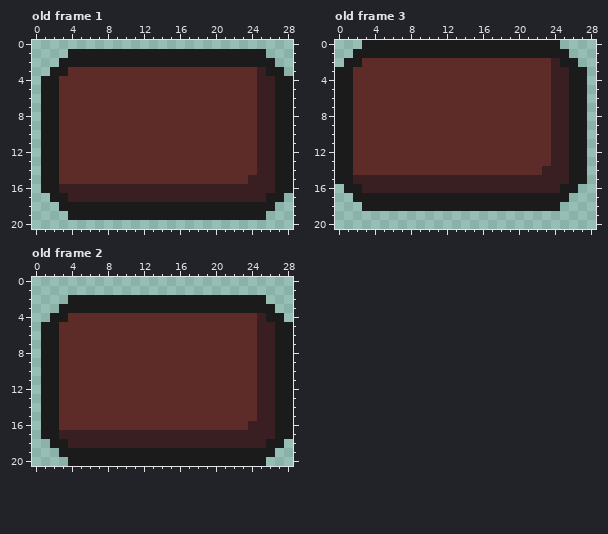
Two states of a pixel-art file, Assets/HUD/Bags/BagButton.aseprite. The first picture shows the starting point.
29x21 pixels, 3 frames. Shown: old frame 1, old frame 3, old frame 2. The commit also changed other frames, which this record leaves out.
After the commit:
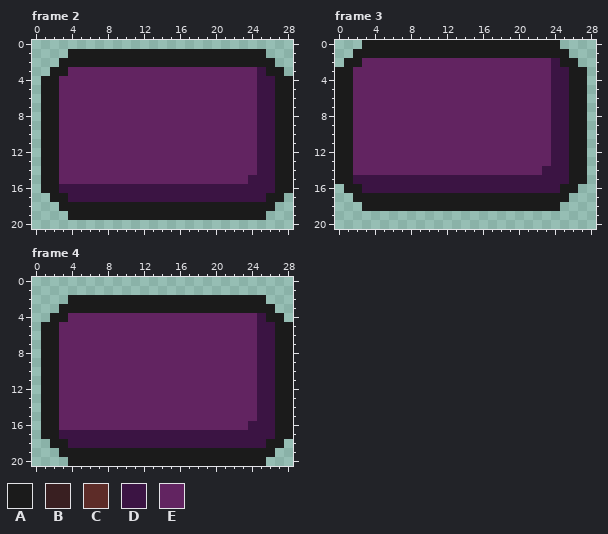
Palette (. is transparent): A #1b1b1b  B #391f21  C #5d2c28  D #3b1443  E #622461
A new or re-ordered frame is compared with the old frame closest to it.
The exact change:
frames 3 -> 15
Changed rows in their new state; - is an unchanged pixel.
Frame 2 is new; against old frame 1:
first column x 3:
 3 -EEEEEEEEEEEEEEEEEEEEED-
 4 EEEEEEEEEEEEEEEEEEEEEEDD
 5 EEEEEEEEEEEEEEEEEEEEEEDD
 6 EEEEEEEEEEEEEEEEEEEEEEDD
 7 EEEEEEEEEEEEEEEEEEEEEEDD
 8 EEEEEEEEEEEEEEEEEEEEEEDD
 9 EEEEEEEEEEEEEEEEEEEEEEDD
10 EEEEEEEEEEEEEEEEEEEEEEDD
11 EEEEEEEEEEEEEEEEEEEEEEDD
12 EEEEEEEEEEEEEEEEEEEEEEDD
13 EEEEEEEEEEEEEEEEEEEEEEDD
14 EEEEEEEEEEEEEEEEEEEEEEDD
15 EEEEEEEEEEEEEEEEEEEEEDDD
16 DDDDDDDDDDDDDDDDDDDDDDDD
17 -DDDDDDDDDDDDDDDDDDDDDD-
Frame 3 is new; against old frame 3:
first column x 2:
 2 -EEEEEEEEEEEEEEEEEEEEED-
 3 EEEEEEEEEEEEEEEEEEEEEEDD
 4 EEEEEEEEEEEEEEEEEEEEEEDD
 5 EEEEEEEEEEEEEEEEEEEEEEDD
 6 EEEEEEEEEEEEEEEEEEEEEEDD
 7 EEEEEEEEEEEEEEEEEEEEEEDD
 8 EEEEEEEEEEEEEEEEEEEEEEDD
 9 EEEEEEEEEEEEEEEEEEEEEEDD
10 EEEEEEEEEEEEEEEEEEEEEEDD
11 EEEEEEEEEEEEEEEEEEEEEEDD
12 EEEEEEEEEEEEEEEEEEEEEEDD
13 EEEEEEEEEEEEEEEEEEEEEEDD
14 EEEEEEEEEEEEEEEEEEEEEDDD
15 DDDDDDDDDDDDDDDDDDDDDDDD
16 -DDDDDDDDDDDDDDDDDDDDDD-
Frame 4 is new; against old frame 2:
first column x 3:
 4 -EEEEEEEEEEEEEEEEEEEEED-
 5 EEEEEEEEEEEEEEEEEEEEEEDD
 6 EEEEEEEEEEEEEEEEEEEEEEDD
 7 EEEEEEEEEEEEEEEEEEEEEEDD
 8 EEEEEEEEEEEEEEEEEEEEEEDD
 9 EEEEEEEEEEEEEEEEEEEEEEDD
10 EEEEEEEEEEEEEEEEEEEEEEDD
11 EEEEEEEEEEEEEEEEEEEEEEDD
12 EEEEEEEEEEEEEEEEEEEEEEDD
13 EEEEEEEEEEEEEEEEEEEEEEDD
14 EEEEEEEEEEEEEEEEEEEEEEDD
15 EEEEEEEEEEEEEEEEEEEEEEDD
16 EEEEEEEEEEEEEEEEEEEEEDDD
17 DDDDDDDDDDDDDDDDDDDDDDDD
18 -DDDDDDDDDDDDDDDDDDDDDD-
